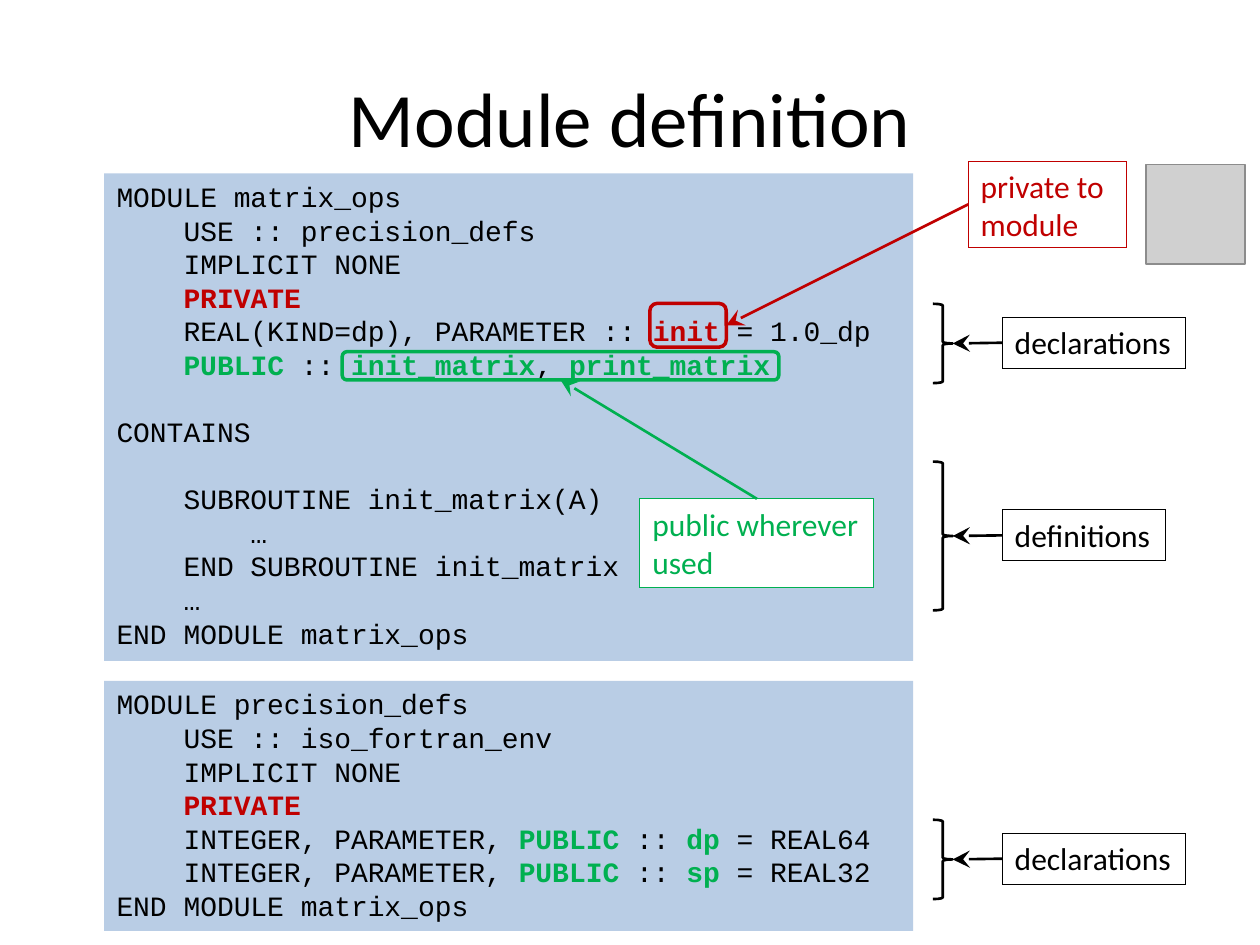
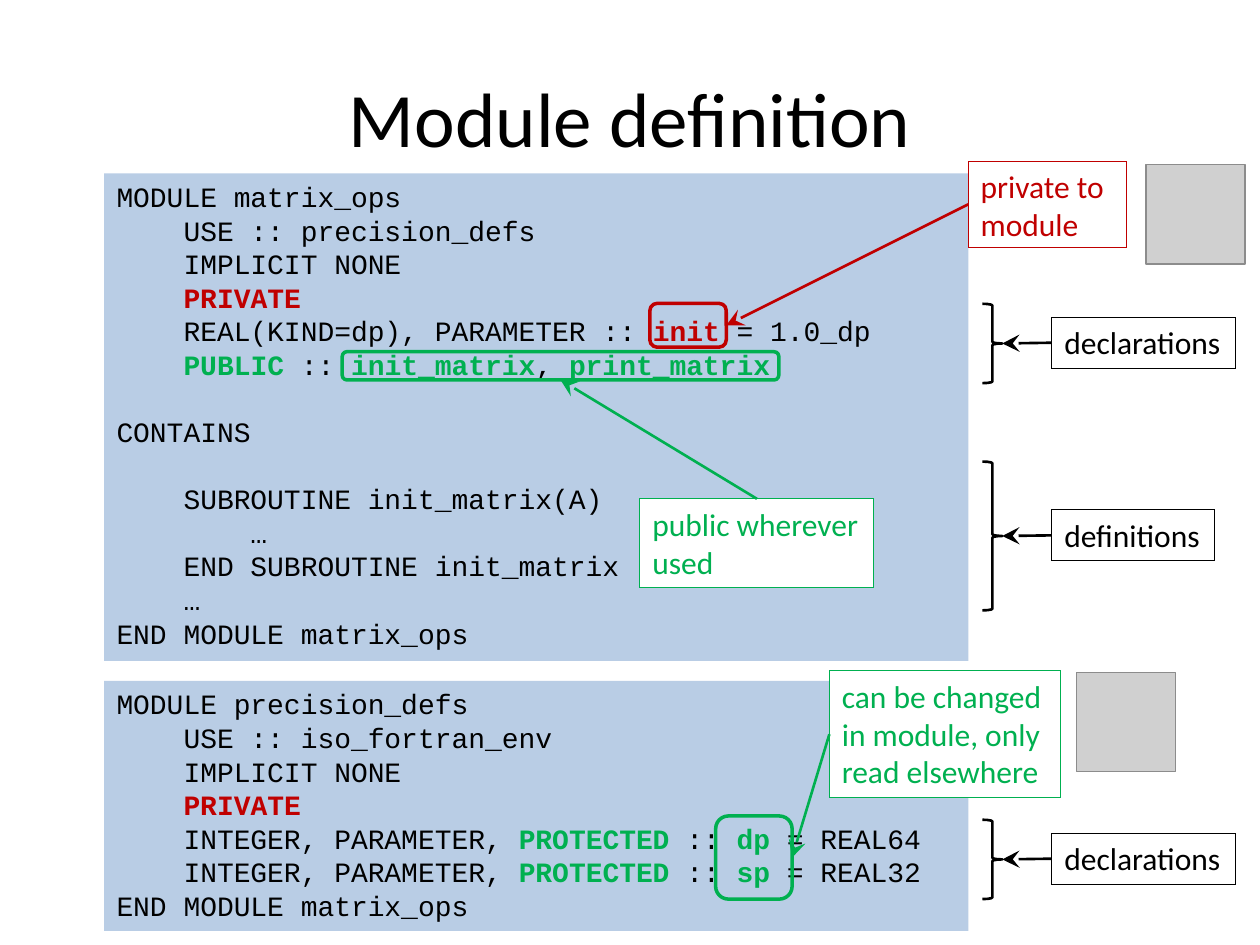
Before and after one commit to gjbex/training-material, a slide deck: slide 68 of Fortran/modern_fortran.pptx. Drawn at 1260x945 pixels with LibreOffice and Linux fonts; fonts in the diff are those of the drawing; grey boxes stand for pictures. Boxes give left, top, right and bottom in pixels: in the first picture for what was removed or moved away, otherwise in the second. Text is boxed around its words. In the diff, an @@ line names an element or a change of style, - is before the commit and + after.

Commit message:
Fix typo; add protected;

```diff
--- a/Fortran/modern_fortran.pptx
+++ b/Fortran/modern_fortran.pptx
@@ rectangle "MODULE matrix_ops USE :: precision_defs": place and size @@
-rectangle "MODULE matrix_ops USE :: precision_defs" at bbox=[105, 174, 914, 662]
+rectangle "MODULE matrix_ops USE :: precision_defs" at bbox=[105, 174, 969, 662]
@@ rectangle "MODULE precision_defs USE :: iso_fortran_env": place and size @@
-rectangle "MODULE precision_defs USE :: iso_fortran_env" at bbox=[105, 680, 914, 931]
+rectangle "MODULE precision_defs USE :: iso_fortran_env" at bbox=[105, 680, 969, 931]
@@ group added at bbox=[716, 670, 1176, 900]: 1 rounded rectangle, 1 rectangle, 1 arrow, 1 picture @@
+can be changed
+in module, only read elsewhere
@@ text in rectangle at bbox=[184, 829, 921, 888]: text changed @@
-INTEGER, PARAMETER, PUBLIC :: dp = REAL64
-INTEGER, PARAMETER, PUBLIC :: sp = REAL32
+INTEGER, PARAMETER, PROTECTED :: dp = REAL64
+INTEGER, PARAMETER, PROTECTED :: sp = REAL32
@@ 3 rectangles, 3 right braces, 3 arrows: place and size @@
-3 rectangles, 3 right braces, 3 arrows at bbox=[932, 304, 1186, 900]
+3 rectangles, 3 right braces, 3 arrows at bbox=[983, 304, 1235, 900]
```
Also in this commit, not shown: 2 other slides changed.
